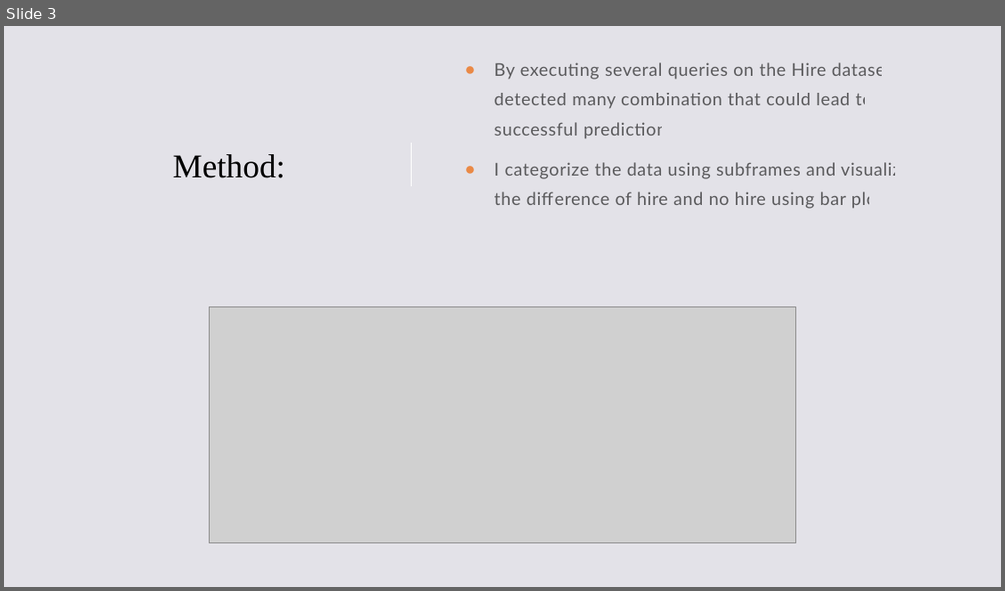
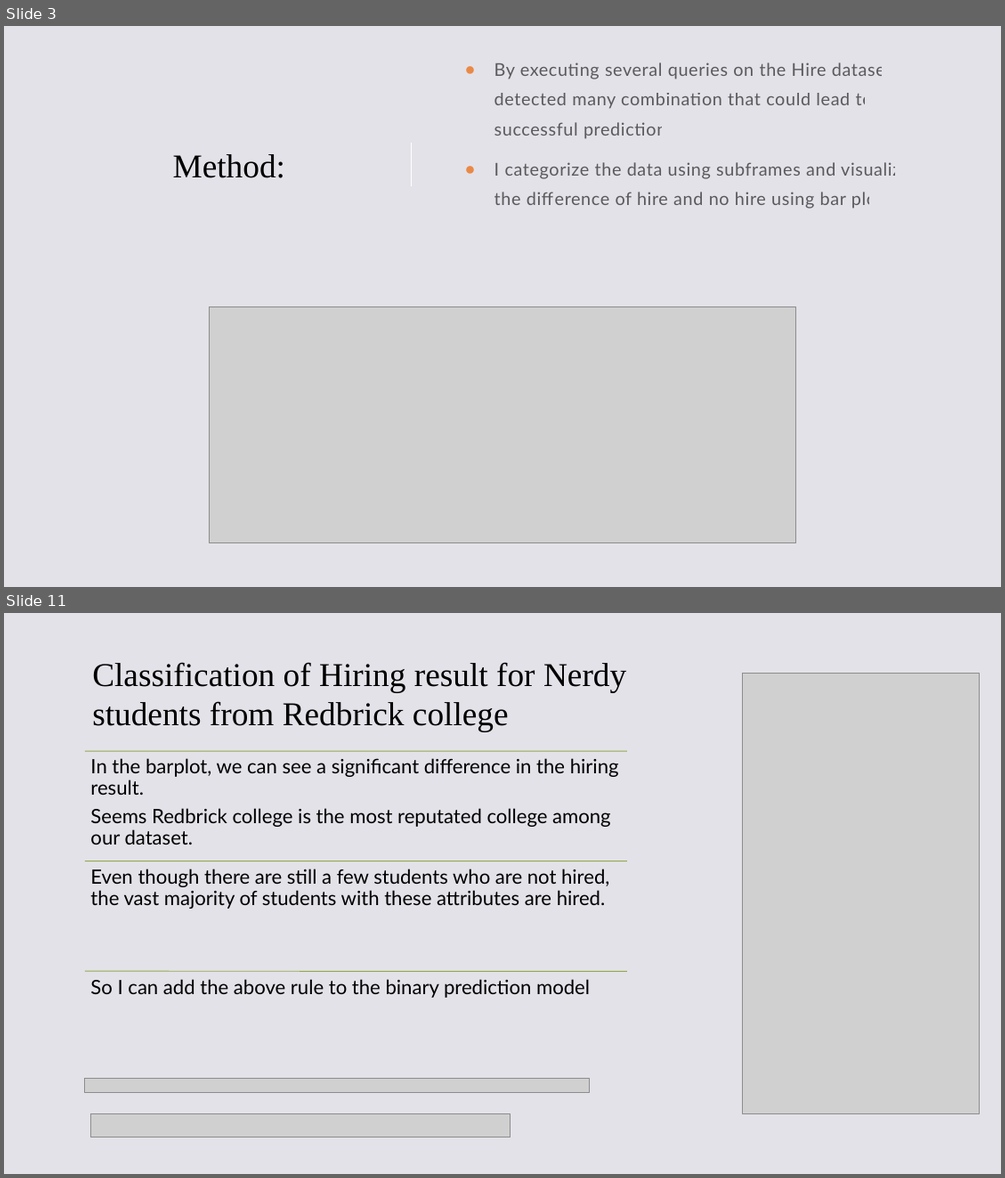
Before and after one commit to XYM-2001/Rutgers-CS142Data101, a slide deck: PredictionChallenge.pptx. Shown one above the other, each under a label of ours: slide 3 before the commit, slides 3 and 11 after it; the slides between them are not shown. The pictures are 1005x591 and 1005x1178 pixels, drawn with LibreOffice and Linux fonts; fonts in the diff are those of the drawing; grey boxes stand for pictures. Boxes give left, top, right and bottom in pixels: in the first picture for what was removed or moved away, otherwise in the second. Text is boxed around its words. In the diff, an @@ line names an element or a change of style, - is before the commit and + after.

```diff
--- a/PredictionChallenge.pptx
+++ b/PredictionChallenge.pptx
@@ slide 11 added at (4, 613, 1001, 1174), background #E3E2E8 @@
@@ title added at (92, 662, 626, 732), 32 pt, text #000000 @@
+Classification of Hiring result for Nerdy students from Redbrick college
@@ picture added at (743, 673, 979, 1113) @@
@@ group added at (85, 751, 627, 997): 3 lines, 3 texts @@
+In the barplot, we can see a significant difference in the hiring result.
+Seems Redbrick college is the most reputated college among our dataset.
+Even though there are still a few students who are not hired, the vast majority of students with these attributes are hired.
+So I can add the above rule to the binary prediction model
@@ picture added at (85, 1078, 590, 1093) @@
@@ picture added at (90, 1114, 510, 1137) @@
```
Also in this commit, not shown: 1 slide changed, 12 other slides added, 3 other files.
